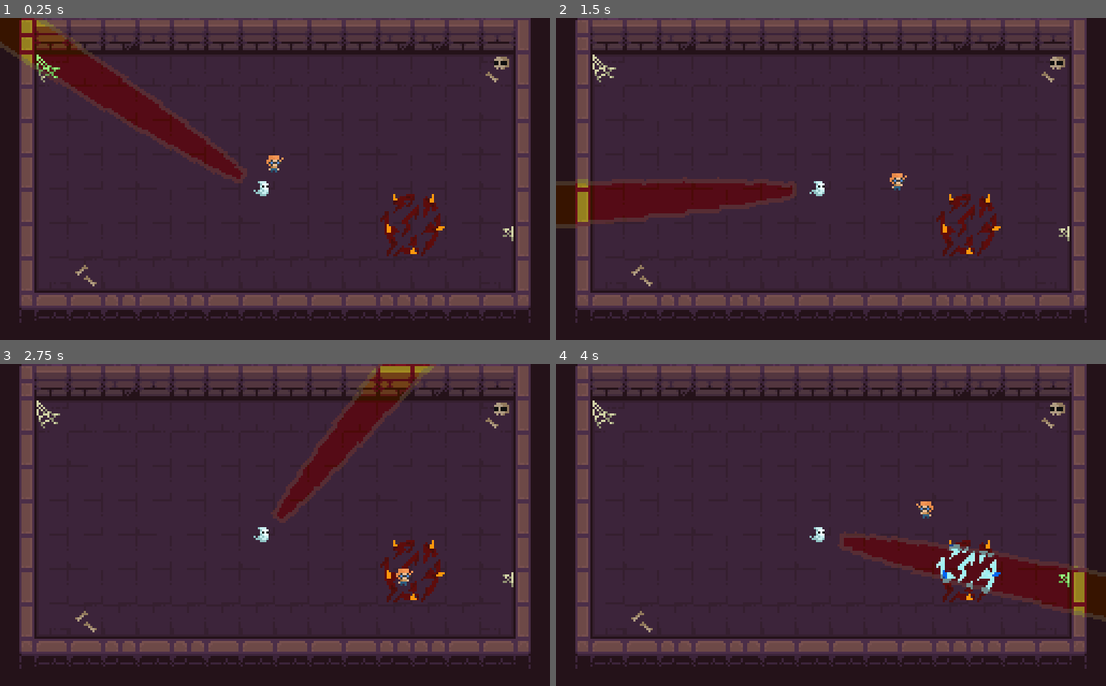
Above: before the commit, frames 1-4 (two rows, left to right).
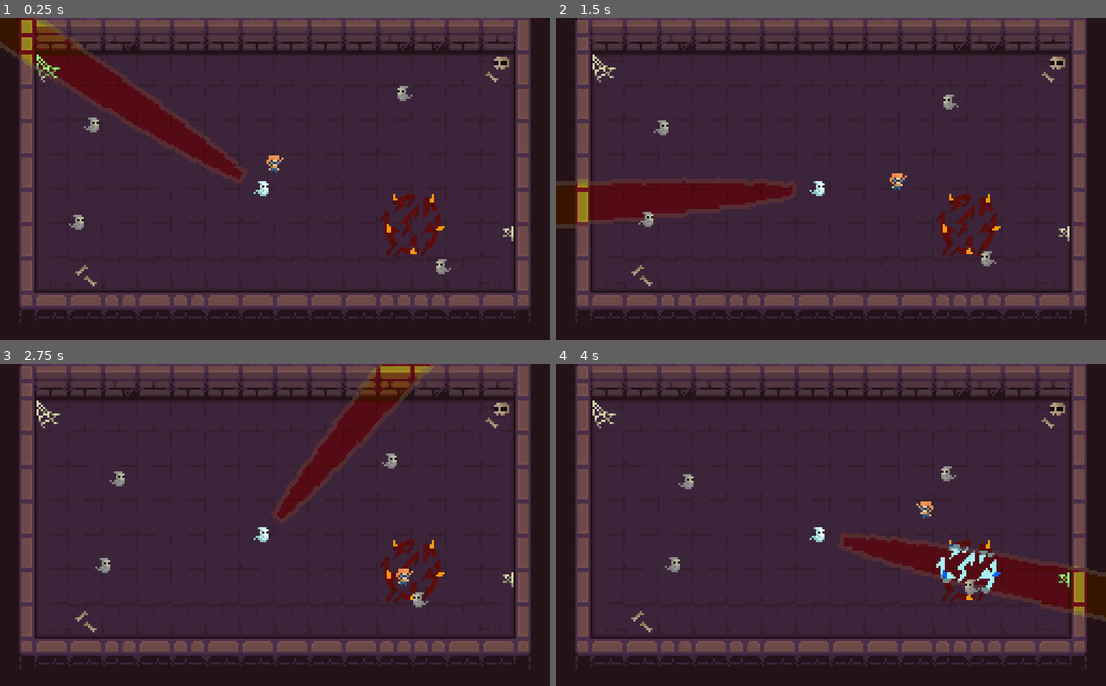
Above: after the commit, the same moments.

Repository: OsakiTsukiko/Esper
Game: Godot game, scene res://src/levels/spawn/SpawnLevel.tscn
The game is run twice, just before and just after one commit, with the same random seed, the same clock (stepped at 60 frames per second) and the same inputs. This scene is started directly instead of the project's main scene.
Inputs (mouse positions are in pixels of both pictures, inside the frame that each line leads up to):
- Up to frame 1 (0.25 s): no input
- Up to frame 2 (1.5 s): move the mouse to (952, 162) at 0.52 s; hold D (esper_right) 0.53-1.28 s; move the mouse to (721, 195) at 1.27 s; hold S (esper_down) from 1.28 s (still down)
- Up to frame 3 (2.75 s): move the mouse to (330, 454) at 2.02 s; release S (esper_down) at 2.03 s; hold D (esper_right) from 2.03 s (still down)
- Up to frame 4 (4 s): move the mouse to (803, 589) at 2.77 s; release D (esper_right) at 2.78 s; hold W (esper_up) 2.78-3.53 s; move the mouse to (996, 573) at 3.52 s; hold A (esper_left) from 3.53 s (still down)

The runs differ from the first frame. In frame 1, 0.3% of the frame differs, in the area x 12-83%, y 21-80%; in frame 2, 0.3%; in frame 3, 0.3%; in frame 4, 0.3%.

Commit message:
sketchy enemy tracking with shortlivedv_config usage

Diff:
--- /dev/null
+++ b/src/entity/enemy/enemy.gd
@@ -0,0 +1,17 @@
+extends KinematicBody2D
+
+onready var sprite: AnimatedSprite = $AnimatedSprite
+
+const SPEED: float = 5.0
+var movement_vec: Vector2
+
+func _physics_process(delta):
+
+	movement_vec = position.direction_to(Shortlivedconfig.global_player_coords)
+	position += movement_vec * SPEED * delta
+
+	if (movement_vec != Vector2.ZERO):
+		if (movement_vec.x < 0):
+			sprite.flip_h = true
+		else:
+			sprite.flip_h = false
--- a/src/entity/enemy/enemy.tscn
+++ b/src/entity/enemy/enemy.tscn
@@ -1,6 +1,7 @@
-[gd_scene load_steps=7 format=2]
+[gd_scene load_steps=8 format=2]
 
 [ext_resource path="res://assets/characters/enemy/enemy.png" type="Texture" id=1]
+[ext_resource path="res://src/entity/enemy/enemy.gd" type="Script" id=2]
 
 [sub_resource type="AtlasTexture" id=1]
 atlas = ExtResource( 1 )
@@ -25,6 +26,7 @@
 extents = Vector2( 4.5, 5.5 )
 
 [node name="Enemy" type="KinematicBody2D"]
+script = ExtResource( 2 )
 
 [node name="AnimatedSprite" type="AnimatedSprite" parent="."]
 frames = SubResource( 3 )
--- a/src/entity/esper/esper.gd
+++ b/src/entity/esper/esper.gd
@@ -14,6 +14,8 @@
 
 	move_and_slide(input_vector * delta * SPEED)
 
+	Shortlivedconfig.global_player_coords = global_position
+
 	if (input_vector != Vector2.ZERO):
 		if (input_vector.y < 0):
 			sprite.animation = "RUN_UP"
--- a/src/entity/fluffy/fluffy.tscn
+++ b/src/entity/fluffy/fluffy.tscn
@@ -28,7 +28,6 @@
 [node name="AnimatedSprite" type="AnimatedSprite" parent="."]
 frames = SubResource( 3 )
 animation = "IDLE"
-frame = 1
 speed_scale = 0.5
 playing = true
 
--- a/src/levels/spawn/SpawnLevel.tscn
+++ b/src/levels/spawn/SpawnLevel.tscn
@@ -1,9 +1,10 @@
-[gd_scene load_steps=11 format=2]
+[gd_scene load_steps=12 format=2]
 
 [ext_resource path="res://src/levels/spawn/SpawnLevelIDK.tres" type="TileSet" id=1]
 [ext_resource path="res://src/levels/spawn/SpawnLevel.gd" type="Script" id=2]
 [ext_resource path="res://src/levels/spawn/SpawnLevelIDKI.tres" type="TileSet" id=3]
 [ext_resource path="res://assets/effects/beam.png" type="Texture" id=4]
+[ext_resource path="res://src/entity/enemy/enemy.tscn" type="PackedScene" id=5]
 
 [sub_resource type="ViewportTexture" id=24]
 viewport_path = NodePath("Viewport")
@@ -155,3 +156,15 @@
 cell_custom_transform = Transform2D( 16, 0, 0, 16, 0, 0 )
 format = 1
 tile_data = PoolIntArray( 65537, 0, 393220, 65550, 0, 458759, 327691, 2, 0, 393230, 0, 393221, 458754, 0, 393224 )
+
+[node name="Enemy" parent="." instance=ExtResource( 5 )]
+position = Vector2( 42, 50 )
+
+[node name="Enemy2" parent="." instance=ExtResource( 5 )]
+position = Vector2( 35, 96 )
+
+[node name="Enemy3" parent="." instance=ExtResource( 5 )]
+position = Vector2( 189, 35 )
+
+[node name="Enemy4" parent="." instance=ExtResource( 5 )]
+position = Vector2( 207, 117 )
--- a/src/utils/shortlived_config.gd
+++ b/src/utils/shortlived_config.gd
@@ -15,7 +15,6 @@
 # 0 - start
 var map_length_matrix: Array
 
-
 func create_map(room_number, distance):
 	map_room_number = room_number
 	map_SB_distance = distance
@@ -25,3 +24,7 @@
 		for j in range(map_matrix[i].size()):
 			sol_array.append(map_matrix[i][j].id)
 		print(sol_array)
+
+########################
+
+onready var global_player_coords: Vector2
